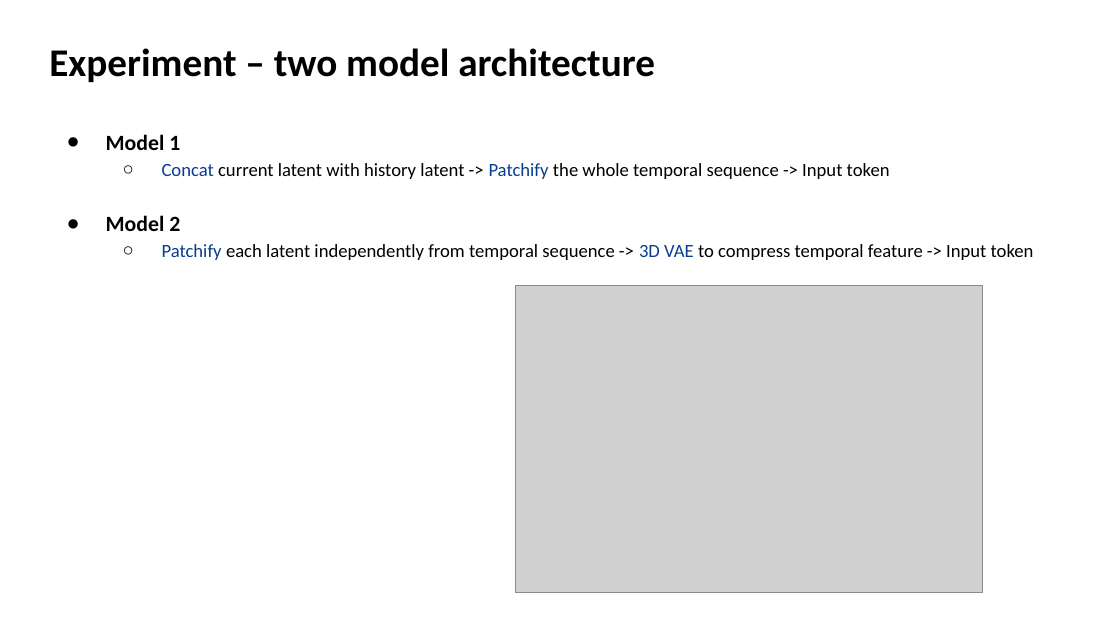
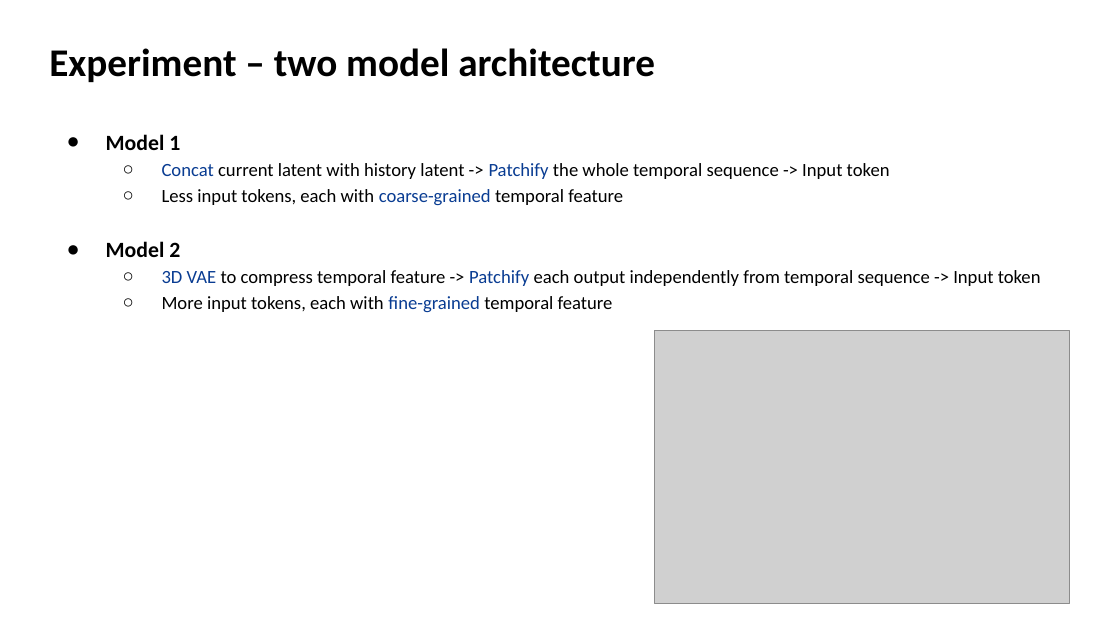
Before and after one commit to Lukelaitw/2025-VLL-undergraduate-research, a slide deck: slide 8 of week2/VLL_2_Deepverse_0929.pptx. Drawn at 1120x630 pixels with LibreOffice and Linux fonts; fonts in the diff are those of the drawing; grey boxes stand for pictures. Boxes give left, top, right and bottom in pixels: in the first picture for what was removed or moved away, otherwise in the second. Text is boxed around its words. In the diff, an @@ line names an element or a change of style, - is before the commit and + after.

Commit message:
ppt2 modify

```diff
--- a/week2/VLL_2_Deepverse_0929.pptx
+++ b/week2/VLL_2_Deepverse_0929.pptx
@@ text at (162,189,623,206): paragraph added @@
+  ○ Less input tokens, each with coarse-grained temporal feature
@@ text at (162,270,1041,312): text changed @@
-  ○ Patchify each latent independently from temporal sequence -> 3D VAE to compress temporal feature -> Input token
+  ○ 3D VAE to compress temporal feature -> Patchify each output independently from temporal sequence -> Input token
+  ○ More input tokens, each with fine-grained temporal feature
@@ picture: place and size @@
-picture at (515,286,982,592)
+picture at (654,330,1070,603)
```
Also in this commit, not shown: 9 other slides changed, 1 slide added.
